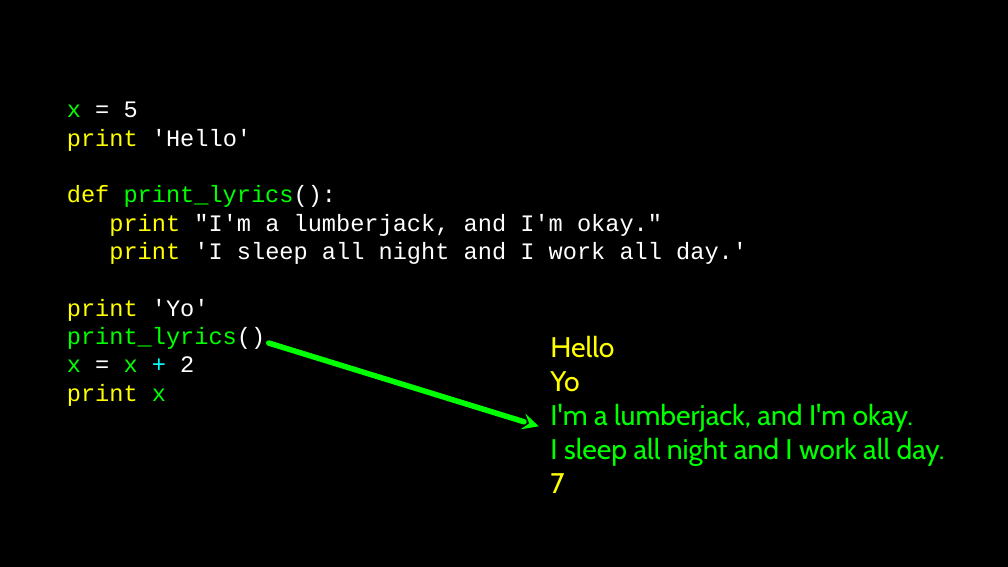
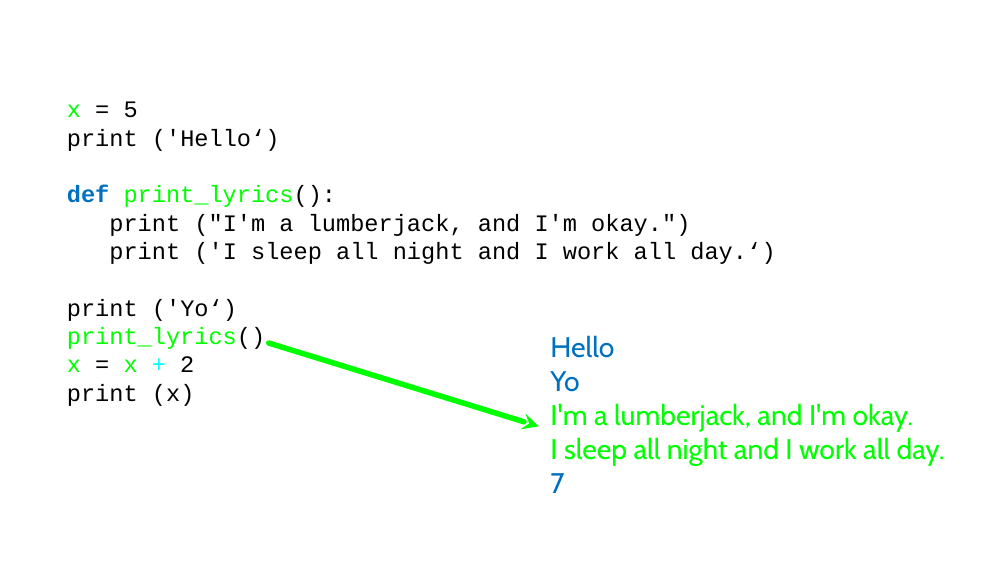
Before and after one commit to maxchv/LearnPython, a slide deck: slide 27 of week04/Functions.pptx (slide 17 before the commit). Drawn at 1008x567 pixels with LibreOffice and Linux fonts; fonts in the diff are those of the drawing. Boxes give left, top, right and bottom in pixels: in the first picture for what was removed or moved away, otherwise in the second. Text is boxed around its words. In the diff, an @@ line names an element or a change of style, - is before the commit and + after.

```diff
--- a/week04/Functions.pptx
+++ b/week04/Functions.pptx
@@ background #000000 to #FFFFFF @@
@@ text at (x1=67, y1=101, x2=337, y2=372): text colour #FFFFFF to #000000 in "= 5", "print_lyrics():", "print_lyrics()", "= 2"; text colour #FFFF00 to #0070C0, bold on in "def" @@
@@ text at (x1=67, y1=129, x2=280, y2=151): text changed; text colour #FFFFFF to #000000 @@
-print 'Hello'
+print ('Hello‘)
@@ text at (x1=67, y1=214, x2=775, y2=321): text changed; text colour #FFFFFF to #000000 @@
-print "I'm a lumberjack, and I'm okay."
-print 'I sleep all night and I work all day.'
-print 'Yo'
+print ("I'm a lumberjack, and I'm okay.")
+print ('I sleep all night and I work all day.‘)
+print ('Yo‘)
@@ text at (x1=550, y1=335, x2=614, y2=493): text colour #FFFF00 to #0070C0 in "Hello", "Yo", "7" @@
@@ text at (x1=67, y1=384, x2=195, y2=406): text changed; text colour #FFFF00 to #000000 @@
-print x
+print (x)
```
Also in this commit, not shown: 18 other slides changed, 15 slides added, 2 slides removed.
